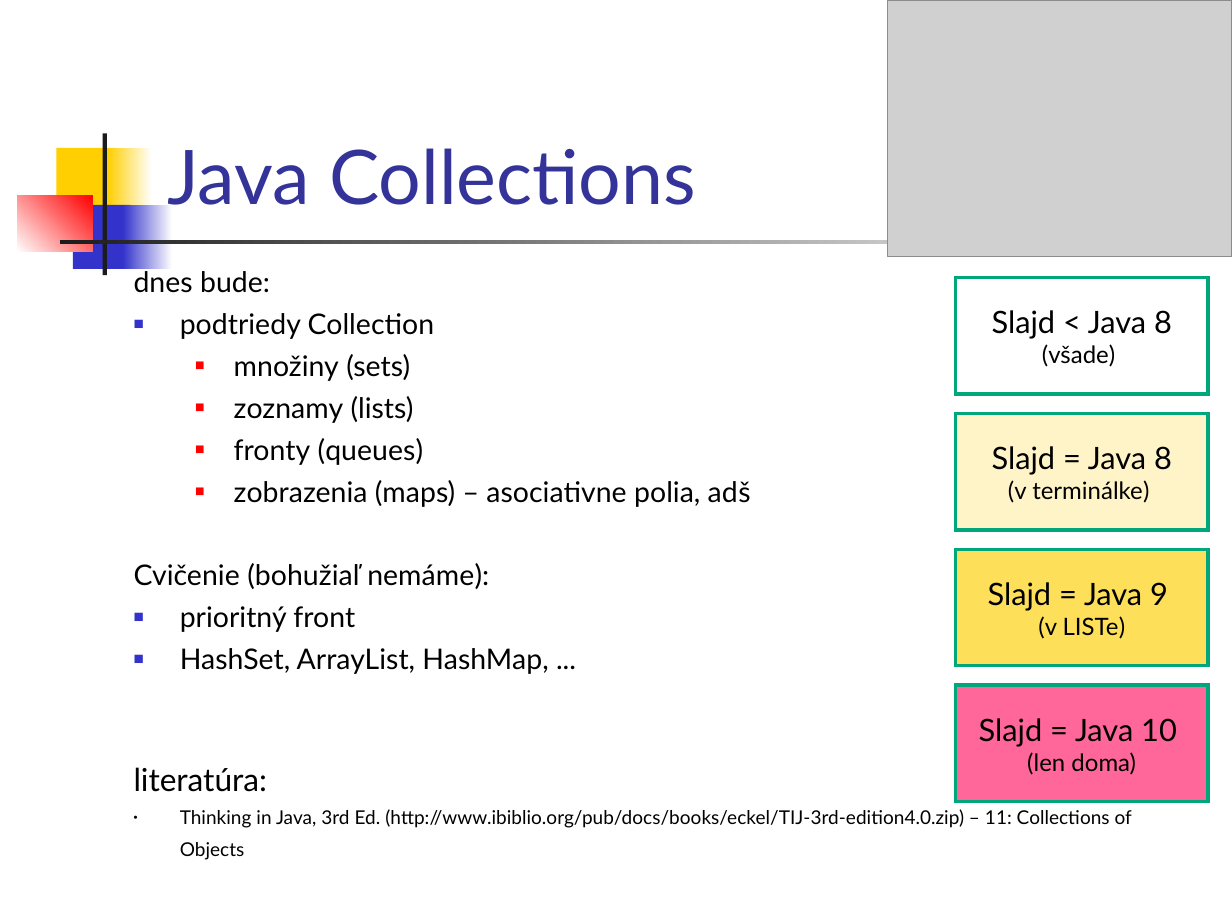
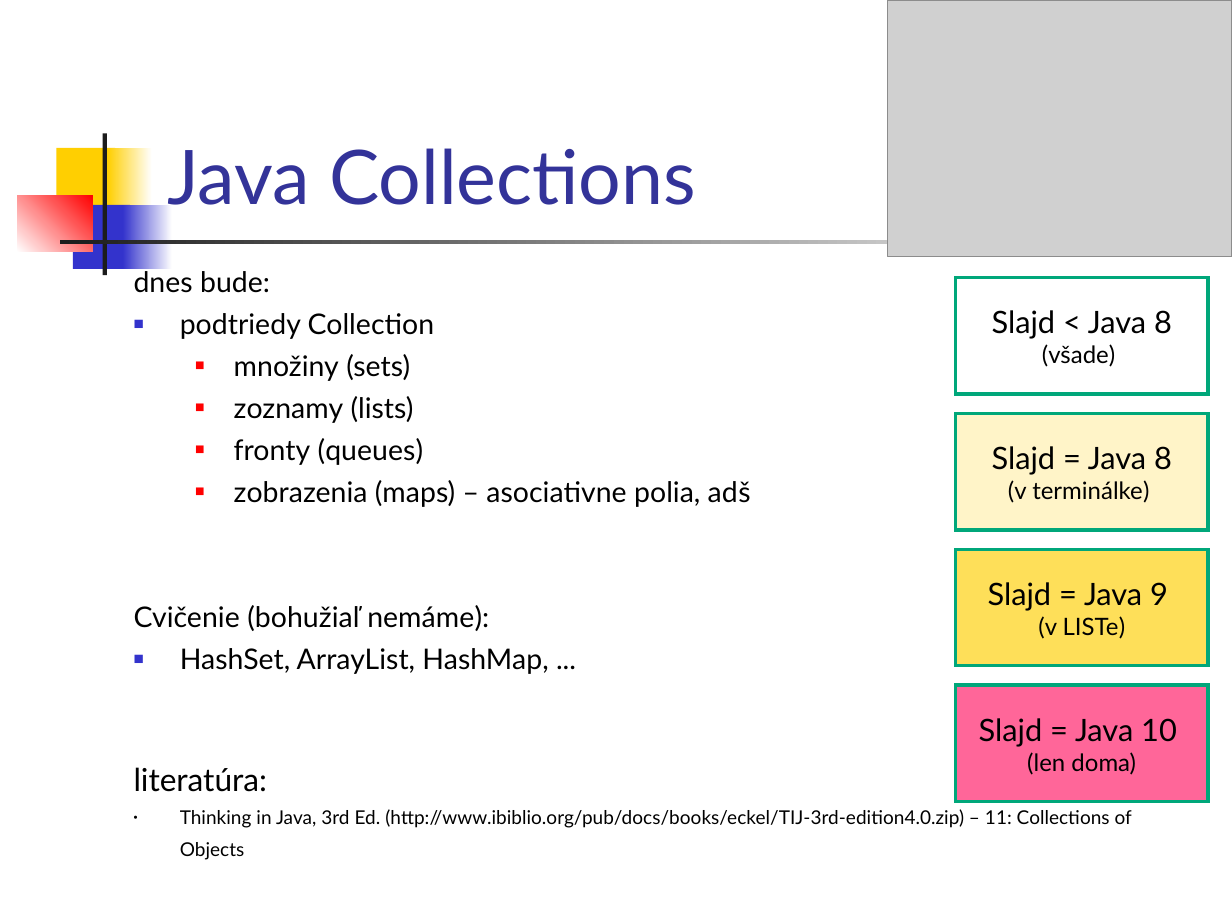
Before and after one commit to Programovanie4/Prednasky, a slide deck: slide 2 of 06/06_java.ppt. Drawn at 1232x924 pixels with LibreOffice and Linux fonts; fonts in the diff are those of the drawing; grey boxes stand for pictures. Boxes give left, top, right and bottom in pixels: in the first picture for what was removed or moved away, otherwise in the second. Text is boxed around its words. In the diff, an @@ line names an element or a change of style, - is before the commit and + after.

```diff
--- a/06/06_java.ppt
+++ b/06/06_java.ppt
@@ text at (x1=180, y1=606, x2=355, y2=632): paragraph removed @@
-■ prioritný front
```
Also in this commit, not shown: 1 other slide changed, 30 other files.
